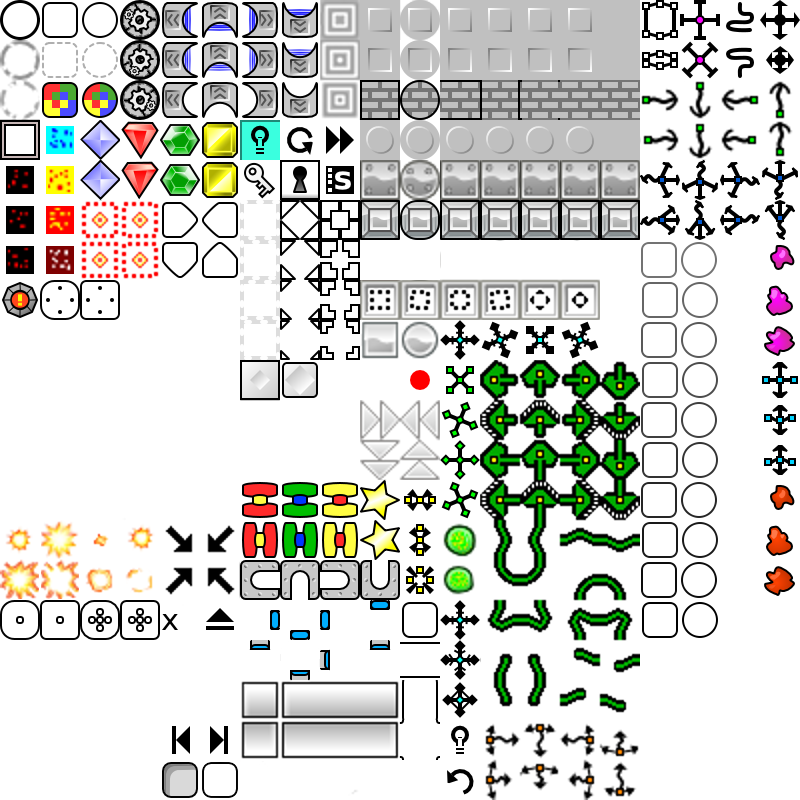
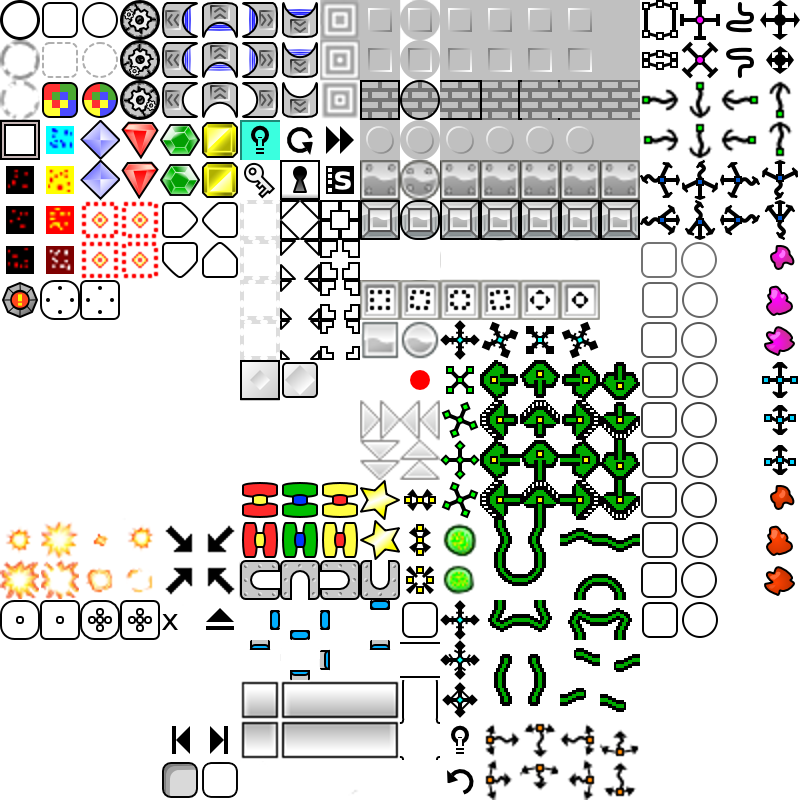
Revision of a layered w=800, h=800 image; what changed, layer by layer:
painted on "Capa nueva#1" over [480, 359, 640, 713]
